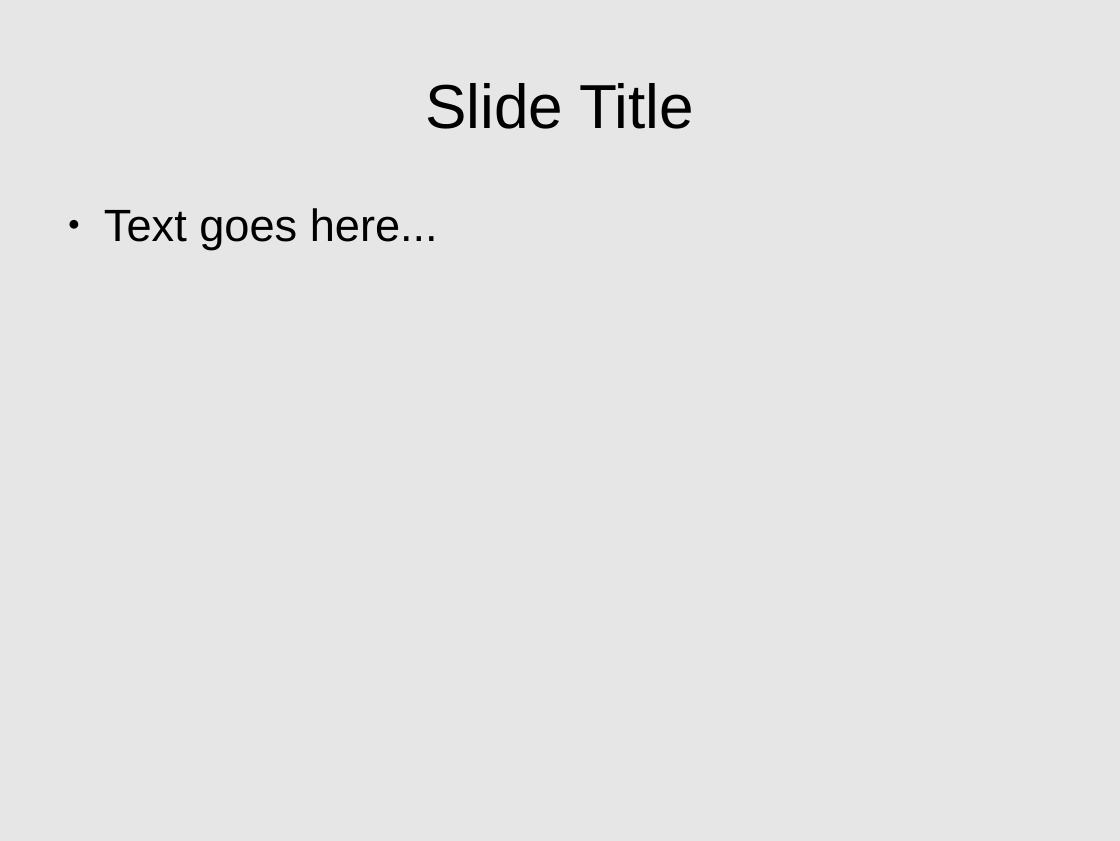
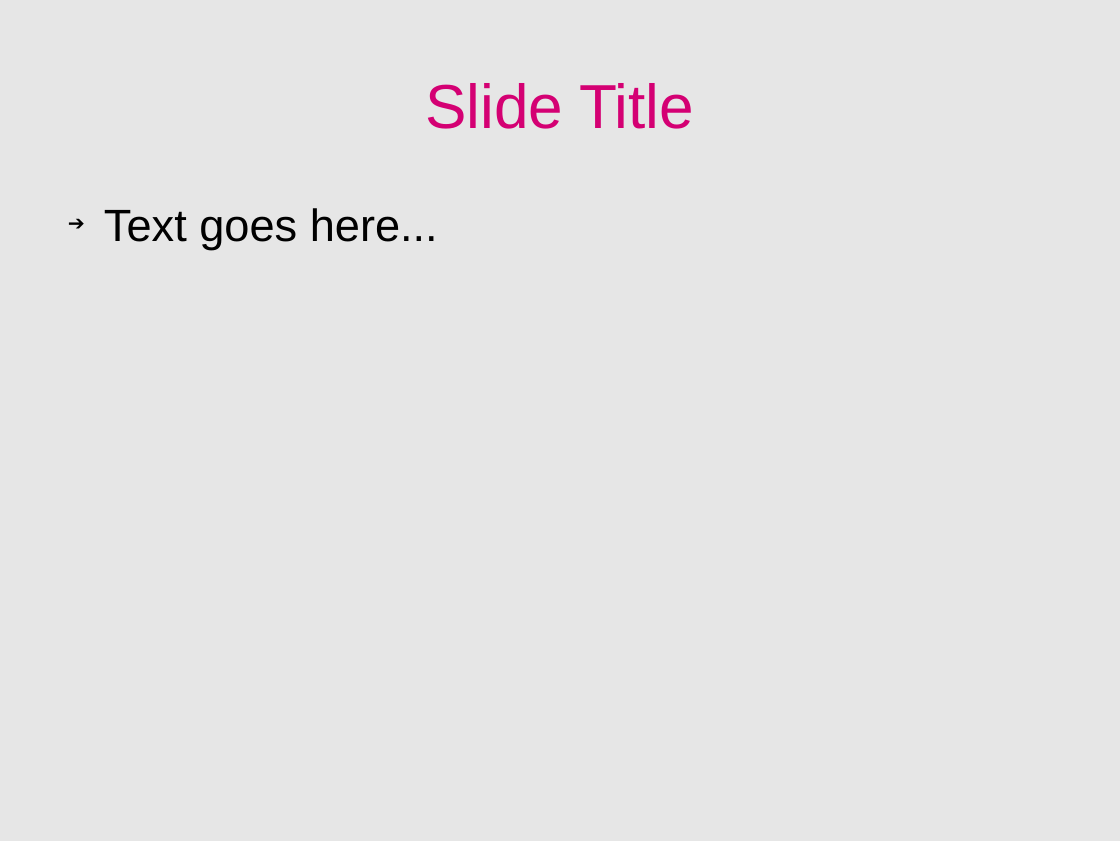
Before and after one commit to vaidik/OSDC-Presentation-Kit, a slide deck: slide 3 of osdc_presentation_kit/presentation_template.odp. Drawn at 1120x841 pixels with LibreOffice and Linux fonts; fonts in the diff are those of the drawing; background and template pictures are left out. Boxes give left, top, right and bottom in pixels: in the first picture for what was removed or moved away, otherwise in the second. Text is boxed around its words. In the diff, an @@ line names an element or a change of style, - is before the commit and + after.

Commit message:
Updated slide designs. Added custom masters. Need to make the template pixel perfect. Hyperlink default colours need to be set.

```diff
--- a/osdc_presentation_kit/presentation_template.odp
+++ b/osdc_presentation_kit/presentation_template.odp
@@ title "Slide Title" at (425, 83, 694, 129): text colour #000000 to #D40073 @@
@@ text "Text goes here..." at (104, 208, 438, 250): bullet ● to ➔ @@
```
Also in this commit, not shown: 1 other slide changed, 1 other file.
